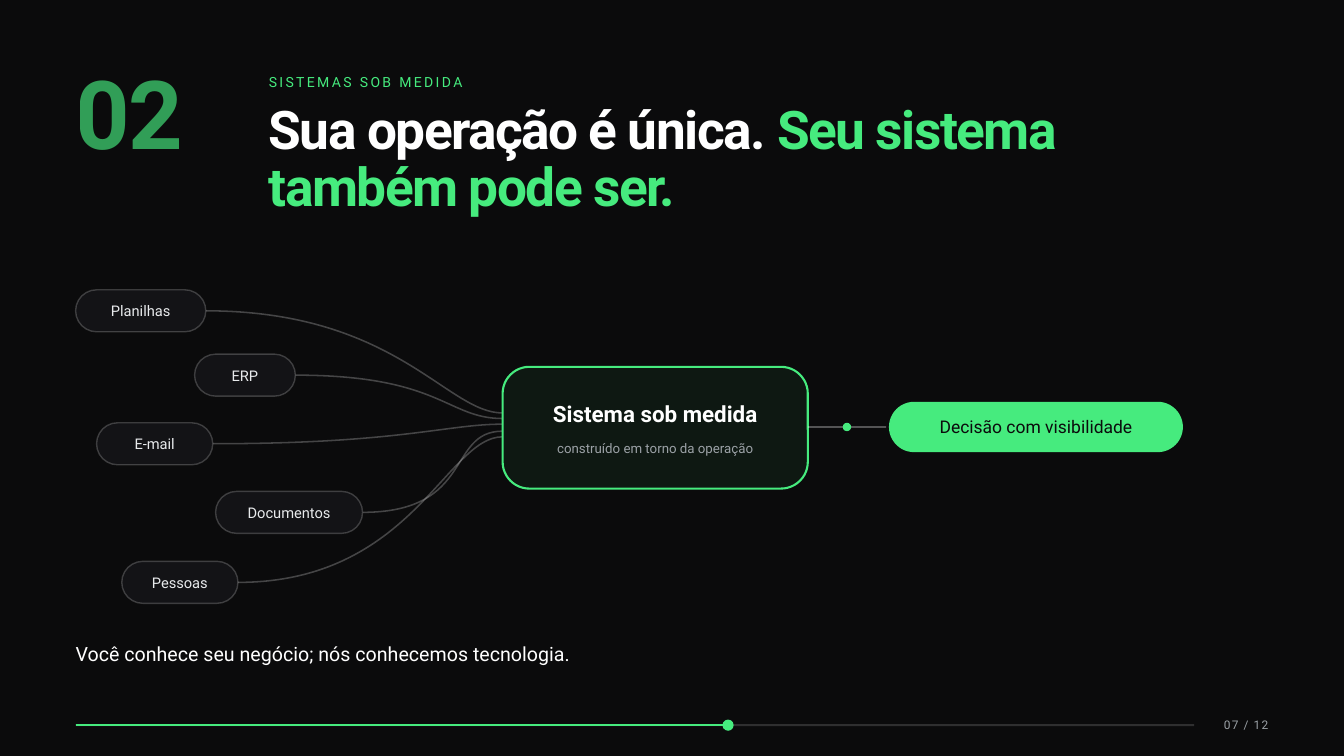
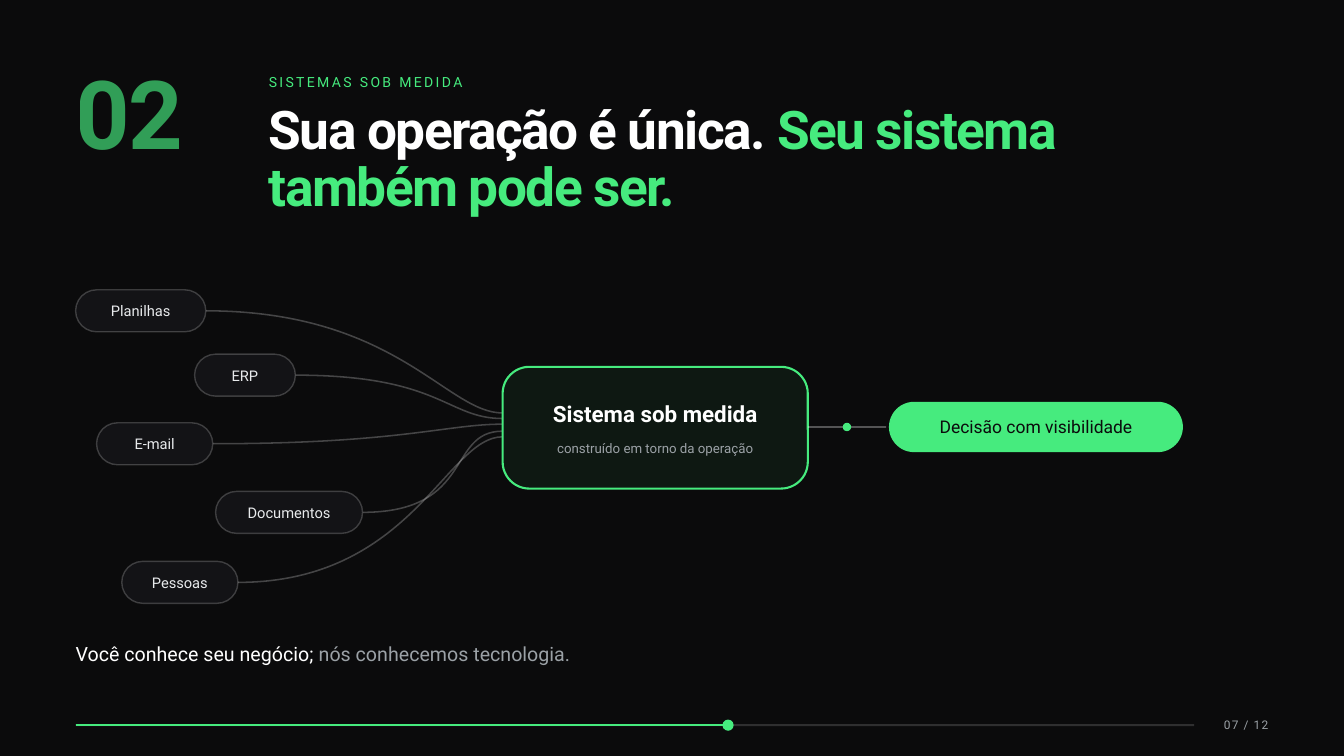
Before and after one commit to Luigi-Choffe/dreamy-site, a slide deck: slide 7 of docs/apresentacao/Dreamy — Apresentação Institucional (editável).pptx. Drawn at 1344x756 pixels with LibreOffice and Linux fonts; fonts in the diff are those of the drawing. Boxes give left, top, right and bottom in pixels: in the first picture for what was removed or moved away, otherwise in the second. Text is boxed around its words. In the diff, an @@ line names an element or a change of style, - is before the commit and + after.

```diff
--- a/docs/apresentacao/Dreamy — Apresentação Institucional (editável).pptx
+++ b/docs/apresentacao/Dreamy — Apresentação Institucional (editável).pptx
@@ text "Você conhece seu negócio; nós ..." at bbox=[76, 646, 570, 665]: text colour #FFFFFF to #9BA1A6 in "nós conhecemos tecnologia." @@
```
Also in this commit, not shown: 1 other slide changed, 9 other files.
